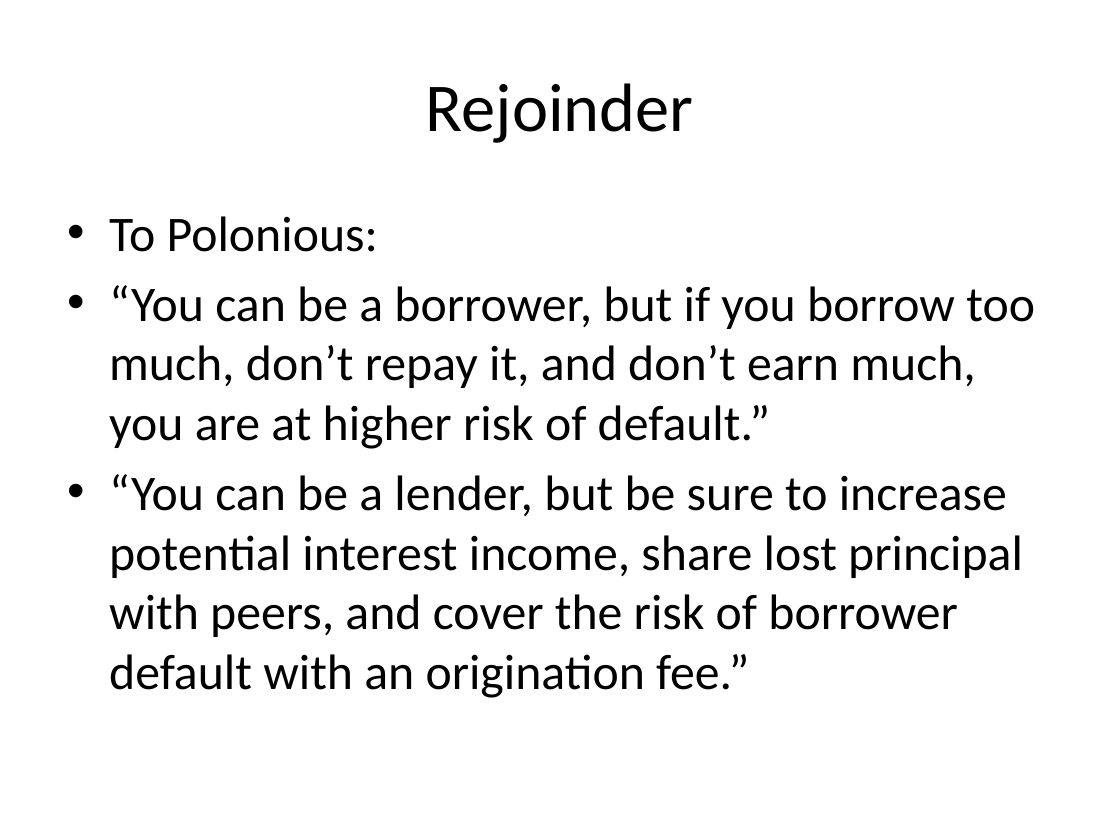
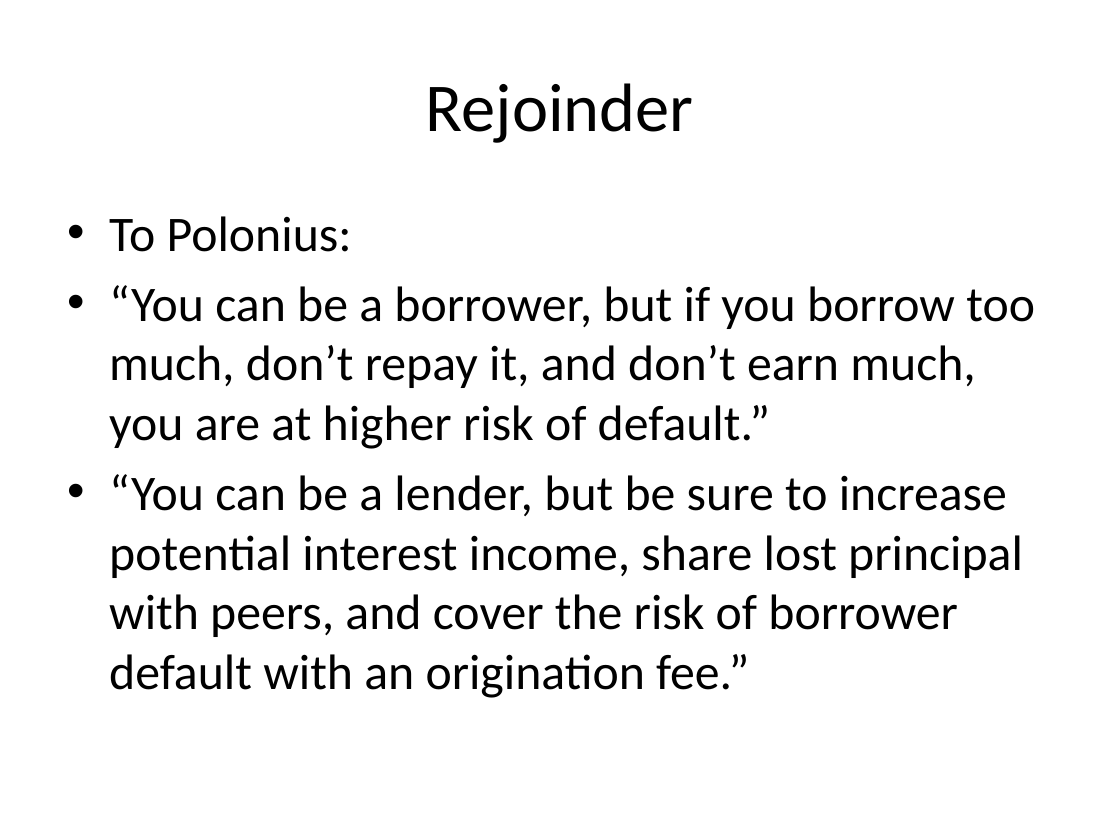
Before and after one commit to douglas-h-wood/LendingClubLoanDataFinal, a slide deck: slide 21 of LendingClubSupvLCapstoneDHW.pptx. Drawn at 1120x840 pixels with LibreOffice and Linux fonts; fonts in the diff are those of the drawing. Boxes give left, top, right and bottom in pixels: in the first picture for what was removed or moved away, otherwise in the second. Text is boxed around its words. In the diff, an @@ line names an element or a change of style, - is before the commit and + after.

```diff
--- a/LendingClubSupvLCapstoneDHW.pptx
+++ b/LendingClubSupvLCapstoneDHW.pptx
@@ text at box(109, 216, 352, 252): text changed @@
-• To Polonious:
+• To Polonius:
```
Also in this commit, not shown: 4 other slides changed, 1 other file.
